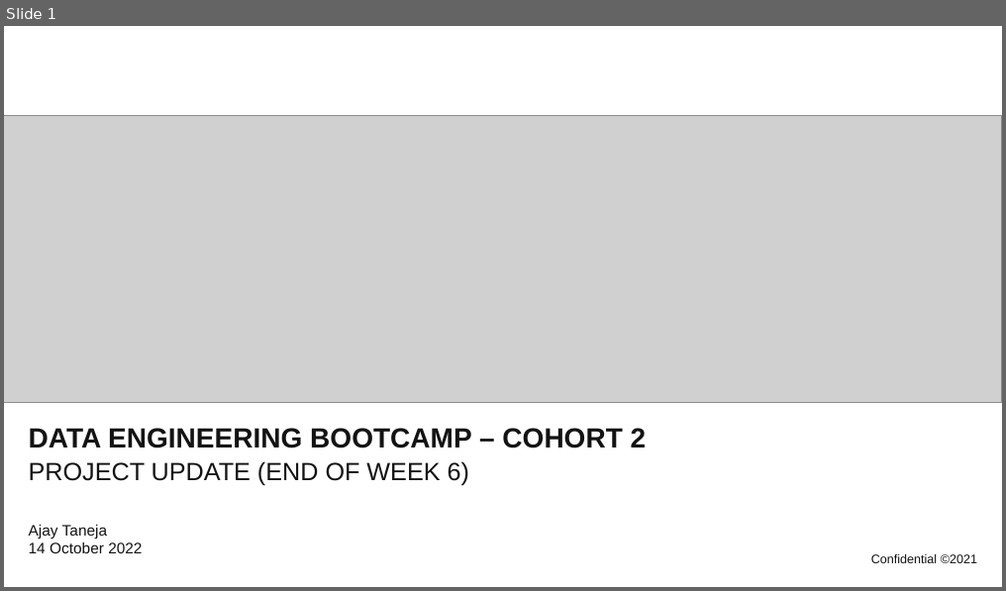
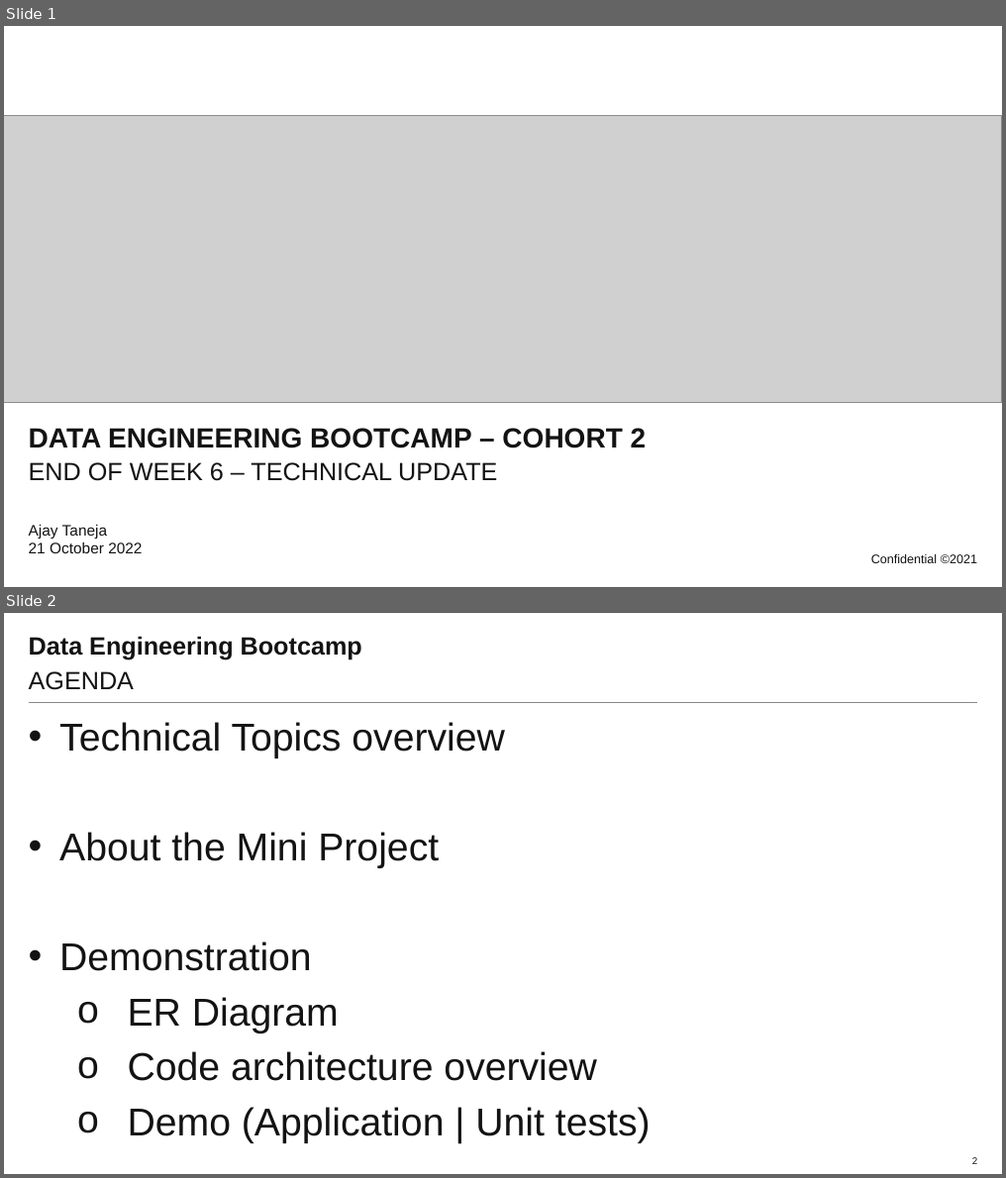
Before and after one commit to atanejajlr/week_5_v3, a slide deck: presentation/project_presentation.pptx. Shown one above the other, each under a label of ours: slide 1 before the commit, slides 1 and 2 after it. The pictures are 1006x591 and 1006x1178 pixels, drawn with LibreOffice and Linux fonts; fonts in the diff are those of the drawing; grey boxes stand for pictures; background and template pictures are left out. Boxes give left, top, right and bottom in pixels: in the first picture for what was removed or moved away, otherwise in the second. Text is boxed around its words. In the diff, an @@ line names an element or a change of style, - is before the commit and + after.

```diff
--- a/presentation/project_presentation.pptx
+++ b/presentation/project_presentation.pptx
@@ slide 2 added at (x1=4, y1=613, x2=1002, y2=1174), background #FFFFFF; not listed: 1 template element that a slide beside it also shows @@
@@ title added at (x1=29, y1=636, x2=362, y2=661), 18 pt, text #131313, bold @@
+Data Engineering Bootcamp
@@ subtitle added at (x1=29, y1=671, x2=134, y2=690), 18 pt, text #131313 @@
+AGENDA
@@ text added at (x1=59, y1=722, x2=650, y2=1144), 28 pt, text #131313 @@
+• Technical Topics overview
+• About the Mini Project
+• Demonstration
+  o ER Diagram
+  o Code architecture overview
+  o Demo (Application | Unit tests)
@@ page number added at (x1=972, y1=1157, x2=977, y2=1164), 7 pt, text #131313 @@
+2
@@ slide 1 changed as well @@
@@ subtitle at (x1=29, y1=463, x2=497, y2=481): text changed @@
-PROJECT UPDATE (END OF WEEK 6)
+END OF WEEK 6 – TECHNICAL UPDATE
@@ text at (x1=29, y1=525, x2=142, y2=554): text changed @@
-Ajay Taneja
-14 October 2022
+Ajay Taneja
+21 October 2022
```
Also in this commit, not shown: 7 other slides added, 12 slides removed, 6 other files.
